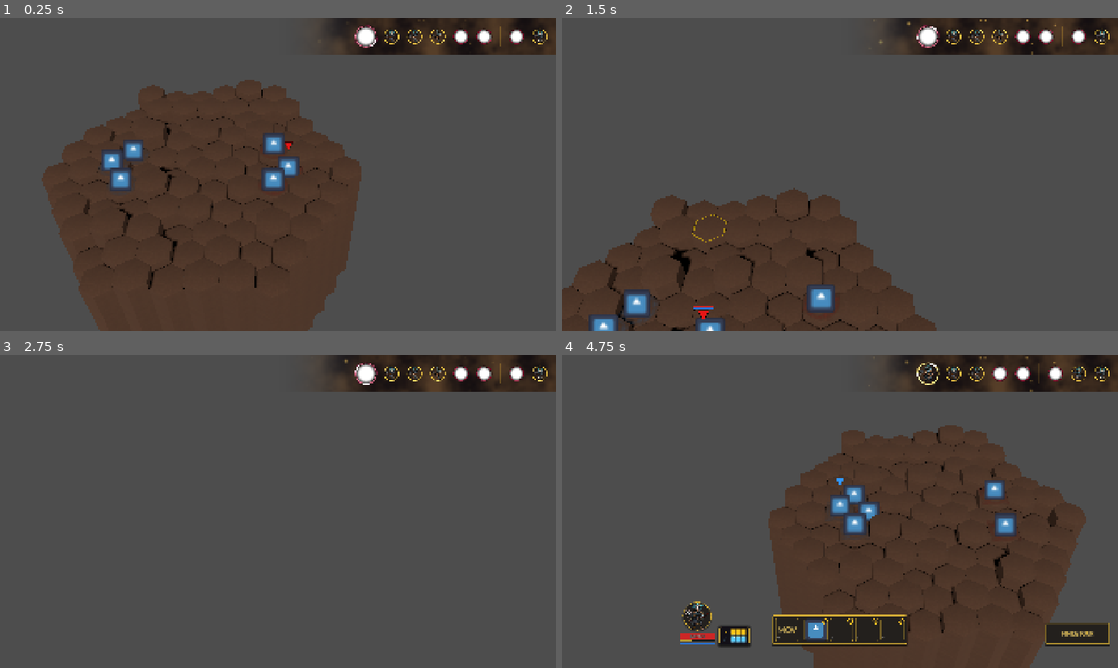
Above: before the commit, frames 1-4 (two rows, left to right).
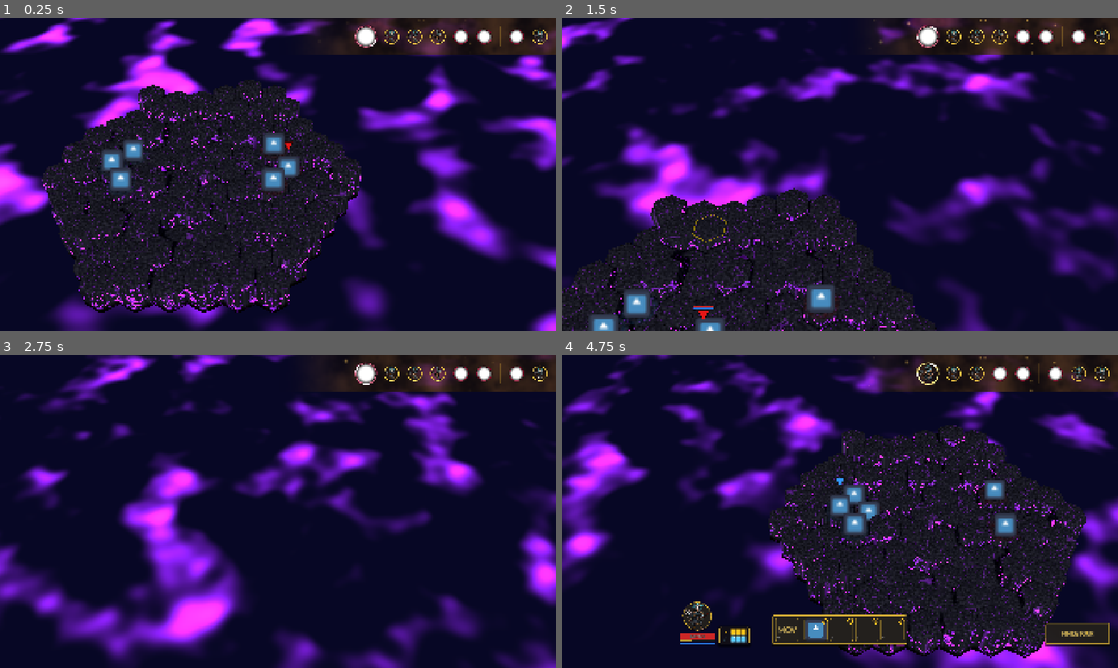
Above: after the commit, the same moments.

Repository: Kobraxos/Mythologia
Game: Godot game, scene res://levels/test_room/test_level.tscn
Same seed, same stepped clock (60 frames per second), same inputs: the game is played once before the commit and once after it. The project has no main scene, so this scene is started directly. The engine's default icon, where the game draws it, is replaced by a stand-in: a white triangle on a blue panel in a dark square.
Inputs (mouse positions are in pixels of both pictures, inside the frame that each line leads up to):
- Up to frame 1 (0.25 s): no input
- Up to frame 2 (1.5 s): move the mouse to (962, 158) at 0.52 s; hold Up (ui_up) 0.53-1.28 s; tap S (camera_backward) at 0.6 s; move the mouse to (728, 190) at 1.27 s; tap W (camera_forward) at 1.35 s
- Up to frame 3 (2.75 s): move the mouse to (333, 442) at 2.02 s; hold Up (ui_up) from 2.03 s (still down); tap A (camera_left) at 2.1 s
- Up to frame 4 (4.75 s): move the mouse to (812, 574) at 2.77 s; tap D (camera_right) at 2.85 s; move the mouse to (1006, 558) at 3.52 s; release Up (ui_up) at 3.53 s; tap Q (camera_rotate_left) at 3.6 s; move the mouse to (673, 464) at 4.27 s; tap E (camera_rotate_right) at 4.35 s

The runs differ from the first frame. In frame 1, 94% of the frame differs, in the area x 0-100%, y 0-100%; in frame 2, 94%; in frame 3, 96%; in frame 4, 90%.

Commit message:
feat: add terrain shaders, materials, and a test level scene with environment setup

Diff:
--- /dev/null
+++ b/assets/3d/mat_mythic_sea.tres
@@ -0,0 +1,13 @@
+[gd_resource type="ShaderMaterial" load_steps=2 format=3 uid="uid://ol07npqm6q0q"]
+
+[ext_resource type="Shader" path="res://assets/3d/shd_mythic_sea.gdshader" id="1_shader"]
+
+[resource]
+render_priority = 0
+shader = ExtResource("1_shader")
+shader_parameter/base_color = Color(0.05, 0.05, 0.15, 1)
+shader_parameter/emission_color = Color(0.6, 0.1, 1, 1)
+shader_parameter/emission_strength = 4.0
+shader_parameter/uv_scale = 10.0
+shader_parameter/pan_speed_1 = Vector2(0.2, 0.15)
+shader_parameter/pan_speed_2 = Vector2(-0.1, 0.25)
--- /dev/null
+++ b/assets/3d/shd_mythic_sea.gdshader
@@ -0,0 +1,68 @@
+shader_type spatial;
+render_mode unshaded, cull_disabled;
+
+uniform vec3 base_color : source_color = vec3(0.02, 0.02, 0.05); // Very dark navy/void
+uniform vec3 emission_color : source_color = vec3(0.4, 0.1, 0.9); // Deep magical purple
+uniform float emission_strength : hint_range(0.0, 10.0) = 2.5;
+
+uniform vec2 pan_speed_1 = vec2(0.03, 0.02);
+uniform vec2 pan_speed_2 = vec2(-0.02, 0.04);
+
+uniform float uv_scale = 4.0;
+uniform float threshold : hint_range(0.0, 1.0) = 0.65; // High threshold for thin, rare wisps
+
+// Procedural pseudo-random
+vec2 hash(vec2 p) {
+    p = vec2(dot(p,vec2(127.1,311.7)), dot(p,vec2(269.5,183.3)));
+    return -1.0 + 2.0*fract(sin(p)*43758.5453123);
+}
+
+// Procedural Simplex Noise (Anti-crash, editor-safe)
+float simplex_noise(vec2 p) {
+    const float K1 = 0.366025404; // (sqrt(3)-1)/2;
+    const float K2 = 0.211324865; // (3-sqrt(3))/6;
+
+    vec2 i = floor(p + (p.x+p.y)*K1);
+    vec2 a = p - i + (i.x+i.y)*K2;
+    float m = step(a.y, a.x);
+    vec2 o = vec2(m, 1.0 - m);
+    vec2 b = a - o + K2;
+    vec2 c = a - 1.0 + 2.0*K2;
+    vec3 h = max(0.5 - vec3(dot(a,a), dot(b,b), dot(c,c) ), 0.0);
+    vec3 n = h*h*h*h*vec3( dot(a,hash(i+0.0)), dot(b,hash(i+o)), dot(c,hash(i+1.0)));
+    return dot(n, vec3(70.0)) * 0.5 + 0.5; // Normalize to 0..1
+}
+
+// FBM (Fractal Brownian Motion) for more organic, wispy clouds
+float fbm(vec2 p) {
+    float f = 0.0;
+    float w = 0.5;
+    for (int i = 0; i < 3; i++) {
+        f += w * simplex_noise(p);
+        p *= 2.0;
+        w *= 0.5;
+    }
+    return f;
+}
+
+void fragment() {
+    vec2 base_uv = UV * uv_scale;
+
+    vec2 uv1 = base_uv + TIME * pan_speed_1;
+    vec2 uv2 = base_uv + TIME * pan_speed_2;
+
+    // Use FBM for a much more organic, smoky, "soul-like" texture
+    float n1 = fbm(uv1);
+    float n2 = fbm(uv2);
+
+    // Average
+    float combined = (n1 + n2) * 0.5;
+
+    // Smoothstep for very soft, smoky edges instead of harsh blobs
+    float crests = smoothstep(threshold - 0.2, threshold + 0.1, combined);
+
+    // Add glow to ALBEDO (since unshaded ignores EMISSION)
+    vec3 final_color = base_color + (emission_color * crests * emission_strength);
+
+    ALBEDO = final_color;
+}
--- /dev/null
+++ b/assets/3d/shd_obsidian_terrain.gdshader
@@ -0,0 +1,92 @@
+shader_type spatial;
+render_mode blend_mix, depth_draw_opaque, cull_back, diffuse_burley, specular_schlick_ggx;
+
+uniform vec3 base_color : source_color = vec3(0.08, 0.08, 0.1); // Dark Obsidian
+uniform vec3 crack_color : source_color = vec3(0.6, 0.1, 1.0); // Magical Purple
+uniform float emission_strength : hint_range(0.0, 10.0) = 2.0;
+
+uniform float uv_scale = 0.4; // MUCH lower scale = huge, rare veins instead of a messy web
+uniform float crack_thickness : hint_range(0.0, 1.0) = 0.015; // VERY thin hairline fractures
+
+uniform float fade_start_y = 0.0;
+uniform float fade_end_y = -0.5;
+
+varying vec3 world_pos;
+varying vec3 world_normal;
+
+// Procedural pseudo-random
+vec2 hash(vec2 p) {
+    p = vec2(dot(p,vec2(127.1,311.7)), dot(p,vec2(269.5,183.3)));
+    return -1.0 + 2.0*fract(sin(p)*43758.5453123);
+}
+
+// Procedural Simplex Noise
+float simplex_noise(vec2 p) {
+    const float K1 = 0.366025404;
+    const float K2 = 0.211324865;
+    vec2 i = floor(p + (p.x+p.y)*K1);
+    vec2 a = p - i + (i.x+i.y)*K2;
+    float m = step(a.y, a.x);
+    vec2 o = vec2(m, 1.0 - m);
+    vec2 b = a - o + K2;
+    vec2 c = a - 1.0 + 2.0*K2;
+    vec3 h = max(0.5 - vec3(dot(a,a), dot(b,b), dot(c,c) ), 0.0);
+    vec3 n = h*h*h*h*vec3( dot(a,hash(i+0.0)), dot(b,hash(i+o)), dot(c,hash(i+1.0)));
+    return dot(n, vec3(70.0)) * 0.5 + 0.5;
+}
+
+// Generates sharp glowing cracks where noise crosses 0.5
+float get_crack(vec2 p) {
+    float n = simplex_noise(p);
+    float d = abs(n - 0.5) * 2.0; // 0.0 at center, 1.0 at edges
+    return 1.0 - smoothstep(0.0, crack_thickness, d);
+}
+
+void vertex() {
+    world_pos = (MODEL_MATRIX * vec4(VERTEX, 1.0)).xyz;
+    world_normal = (MODEL_NORMAL_MATRIX * NORMAL);
+}
+
+void fragment() {
+    // 1. Triplanar Mapping for Cracks
+    vec3 blending = abs(world_normal);
+    blending = normalize(max(blending, 0.00001));
+    float b = (blending.x + blending.y + blending.z);
+    blending /= vec3(b, b, b);
+
+    // Extremely slow drift so it's not distracting
+    vec2 drift = vec2(TIME * 0.005, TIME * 0.003);
+
+    float cx = get_crack(world_pos.zy * uv_scale + drift);
+    float cy = get_crack(world_pos.xz * uv_scale + drift);
+    float cz = get_crack(world_pos.xy * uv_scale + drift);
+
+    float crack = cx * blending.x + cy * blending.y + cz * blending.z;
+
+    // 2. Readability Mask (The Game Design fix)
+    // We want the TOP surface (where units stand) to be mostly clean.
+    // world_normal.y is 1.0 on flat top, 0.0 on vertical sides.
+    float is_top_surface = smoothstep(0.5, 0.9, abs(world_normal.y));
+
+    // Cracks are 100% visible on sides, but faded to 15% on the top.
+    float crack_visibility = mix(1.0, 0.15, is_top_surface);
+    crack *= crack_visibility;
+
+    // Slight noise to the base obsidian
+    float surface_noise = simplex_noise(world_pos.xz * 4.0) * 0.15;
+    vec3 final_albedo = base_color + vec3(surface_noise);
+
+    // 3. Abyssal Fade (Fade to black as it goes down)
+    float fade = clamp((world_pos.y - fade_end_y) / (fade_start_y - fade_end_y), 0.0, 1.0);
+
+    final_albedo *= fade;
+
+    ALBEDO = final_albedo;
+
+    // ROUGHNESS & METALLIC for Obsidian look
+    METALLIC = 0.4;
+    ROUGHNESS = 0.2 + surface_noise;
+
+    // EMISSION
+    EMISSION = crack_color * crack * emission_strength * fade;
+}
--- a/data/terrain/visuals/mat_dirt.tres
+++ b/data/terrain/visuals/mat_dirt.tres
@@ -1,31 +1,15 @@
-[gd_resource type="StandardMaterial3D" format=3 uid="uid://dp1e2y3f4h5j6"]
+[gd_resource type="ShaderMaterial" load_steps=2 format=3 uid="uid://dp1e2y3f4h5j6"]
 
-[sub_resource type="Gradient" id="Gradient_1377a"]
-colors = PackedColorArray(0.246, 0.15, 0.093, 1, 0.426, 0.288, 0.201, 1)
-
-[sub_resource type="FastNoiseLite" id="FastNoiseLite_87h2g"]
-noise_type = 2
-frequency = 0.05
-fractal_type = 2
-fractal_octaves = 4
-
-[sub_resource type="NoiseTexture2D" id="NoiseTexture2D_c8y4u"]
-noise = SubResource("FastNoiseLite_87h2g")
-color_ramp = SubResource("Gradient_1377a")
-seamless = true
-
-[sub_resource type="NoiseTexture2D" id="NoiseTexture2D_norm"]
-noise = SubResource("FastNoiseLite_87h2g")
-seamless = true
-as_normal_map = true
-bump_strength = 2.0
+[ext_resource type="Shader" path="res://assets/3d/shd_obsidian_terrain.gdshader" id="1_shader"]
 
 [resource]
 resource_name = "mat_dirt"
-albedo_texture = SubResource("NoiseTexture2D_c8y4u")
-roughness = 0.95
-normal_enabled = true
-normal_scale = 0.8
-normal_texture = SubResource("NoiseTexture2D_norm")
-uv1_scale = Vector3(0.5, 0.5, 0.5)
-uv1_triplanar = true
+render_priority = 0
+shader = ExtResource("1_shader")
+shader_parameter/base_color = Color(0.08, 0.08, 0.1, 1)
+shader_parameter/crack_color = Color(0.6, 0.1, 1, 1)
+shader_parameter/emission_strength = 3.0
+shader_parameter/uv_scale = 1.5
+shader_parameter/crack_thickness = 0.05
+shader_parameter/fade_start_y = 0.0
+shader_parameter/fade_end_y = -0.5
--- a/levels/test_room/test_level.tscn
+++ b/levels/test_room/test_level.tscn
@@ -1,5 +1,7 @@
 [gd_scene format=3 uid="uid://cl846wy55qmn4"]
 
+[ext_resource type="Environment" uid="uid://d3voidenv9999" path="res://levels/test_room/void_environment.tres" id="1_void"]
+[ext_resource type="Material" uid="uid://ol07npqm6q0q" path="res://assets/3d/mat_mythic_sea.tres" id="mat_sea"]
 [ext_resource type="Script" uid="uid://c1net0xfwu22l" path="res://systems/grid/grid_generator/grid_generator.gd" id="1_hw46n"]
 [ext_resource type="PackedScene" uid="uid://dj48qksmd0q8x" path="res://systems/camera/tactical_camera.tscn" id="2_camera"]
 [ext_resource type="Resource" uid="uid://75xqi4b6msv0" path="res://data/terrain/tile_dirt.tres" id="2_kt0r7"]
@@ -32,6 +34,9 @@
 [sub_resource type="FastNoiseLite" id="FastNoiseLite_kt0r7"]
 frequency = 0.05
 
+[sub_resource type="PlaneMesh" id="PlaneMesh_sea"]
+size = Vector2(100, 100)
+
 [node name="GridGenerator" type="Node3D" unique_id=1068552106]
 script = ExtResource("1_hw46n")
 default_terrain = ExtResource("2_kt0r7")
@@ -43,6 +48,14 @@
 shadow_enabled = true
 
 [node name="TacticalCamera" parent="." unique_id=977092963 instance=ExtResource("2_camera")]
+
+[node name="WorldEnvironment" type="WorldEnvironment" parent="." unique_id=314159265]
+environment = ExtResource("1_void")
+
+[node name="MythicSea" type="MeshInstance3D" parent="." unique_id=999888777]
+transform = Transform3D(1, 0, 0, 0, 1, 0, 0, 0, 1, 0, -0.5, 0)
+material_override = ExtResource("mat_sea")
+mesh = SubResource("PlaneMesh_sea")
 
 [node name="GridController" type="Node" parent="." unique_id=1985471039]
 script = ExtResource("4_controller")
--- /dev/null
+++ b/levels/test_room/void_environment.tres
@@ -0,0 +1,14 @@
+[gd_resource type="Environment" format=3 uid="uid://d3voidenwbbba"]
+
+[resource]
+background_mode = 1
+background_color = Color(0.015, 0.015, 0.03, 1)
+ambient_light_source = 2
+ambient_light_color = Color(0.3, 0.3, 0.4, 1)
+fog_enabled = false
+fog_light_color = Color(0.015, 0.015, 0.03, 1)
+fog_density = 0.015
+volumetric_fog_enabled = false
+volumetric_fog_density = 0.02
+volumetric_fog_albedo = Color(0.015, 0.015, 0.03, 1)
+volumetric_fog_emission = Color(0.01, 0.01, 0.02, 1)
Not shown, added: assets/3d/shd_mythic_sea.gdshader.uid
Not shown, added: assets/3d/shd_obsidian_terrain.gdshader.uid
